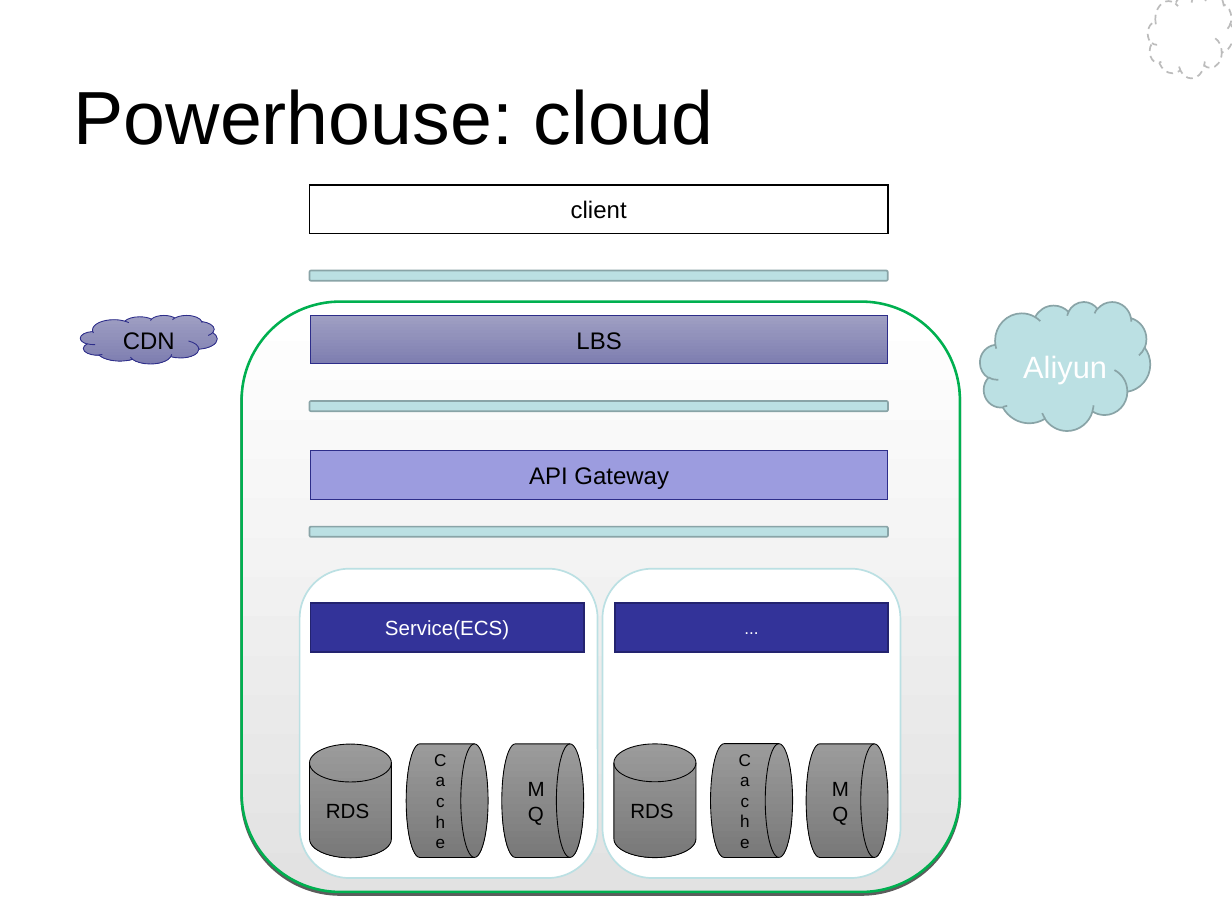
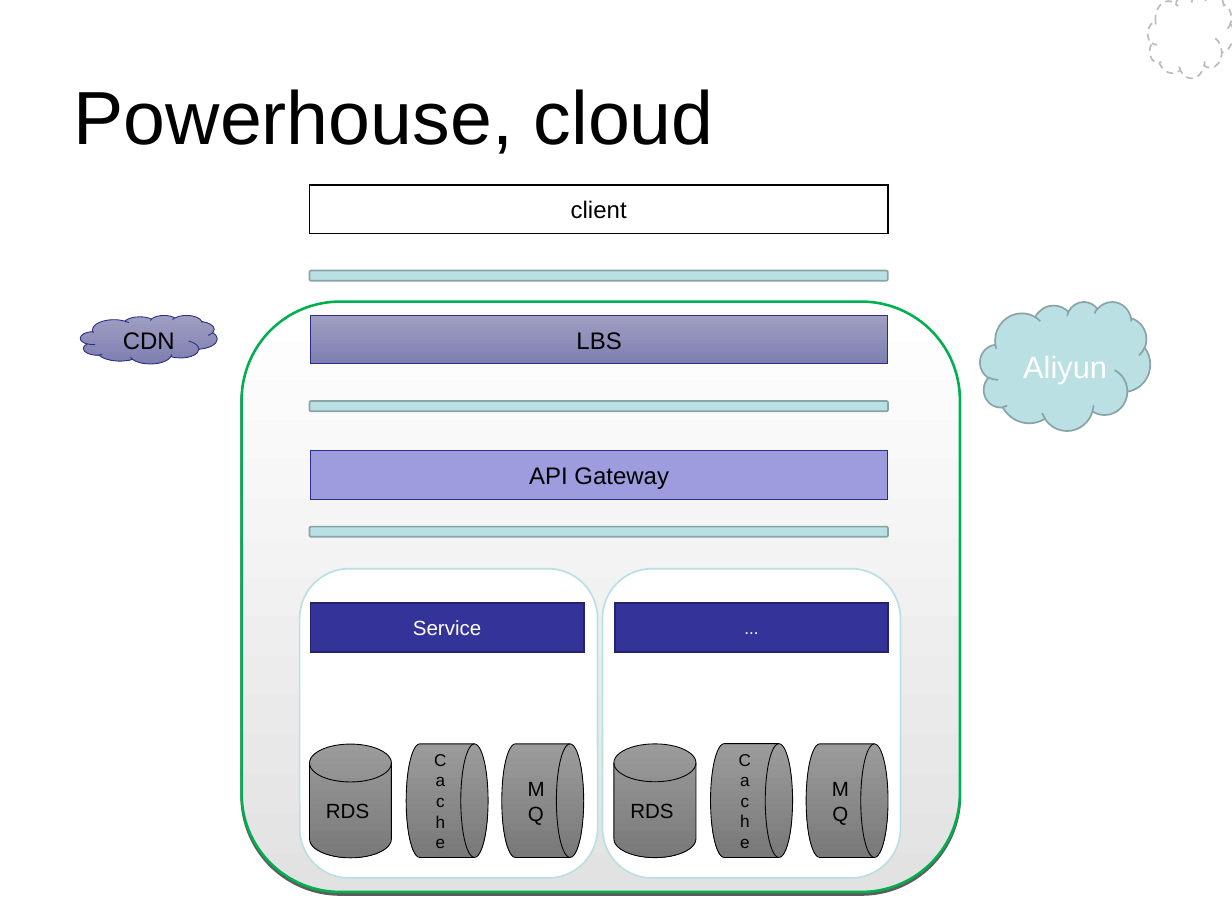
Before and after one commit to Wang-Ray/notes, a slide deck: slide 7 of Architect Pilates.ppt. Drawn at 1232x924 pixels with LibreOffice and Linux fonts; fonts in the diff are those of the drawing; background and template pictures are left out. Boxes give left, top, right and bottom in pixels: in the first picture for what was removed or moved away, otherwise in the second. Text is boxed around its words. In the diff, an @@ line names an element or a change of style, - is before the commit and + after.

```diff
--- a/Architect Pilates.ppt
+++ b/Architect Pilates.ppt
@@ title at (x1=74, y1=89, x2=714, y2=154): text changed @@
-Powerhouse: cloud
+Powerhouse, cloud
@@ text in rectangle at (x1=413, y1=620, x2=481, y2=635): text changed @@
-Service(ECS)
+Service
```
Also in this commit, not shown: 2 other files.
